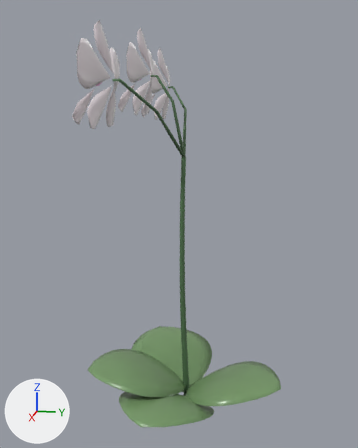
What one commit did to the glTF model www/models/flowers/orchid-rare-v2.glb.
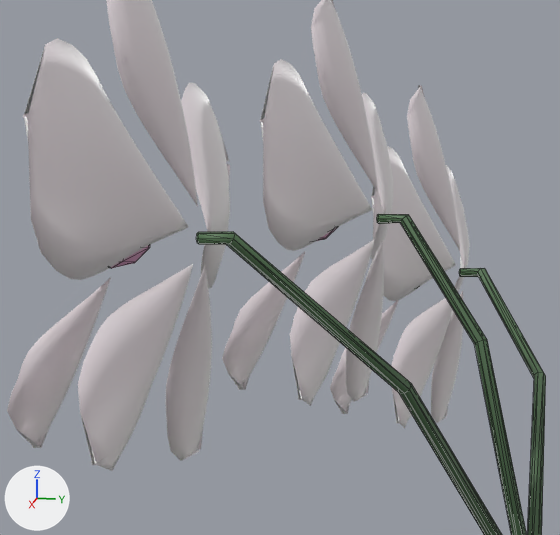
Each version is shown whole from a camera (50 mm lens) standing at (2.374, 0.429, 1.6) and looking at (0.001, -0.045, 1.007), then close up on the part from 20% to 53% of the width and 7% to 32% of the height. Arrows for +X, +Y and +Z are at lower left; the lights stay in place. The first two pictures are the older version. The close-ups show mesh edges as thin lines. Vertices at exactly the same position are counted once.

Names of what the first close-up shows: 'orchid-rare-v2-center', 'orchid-rare-v2-petal', 'orchid-rare-v2-stem'.
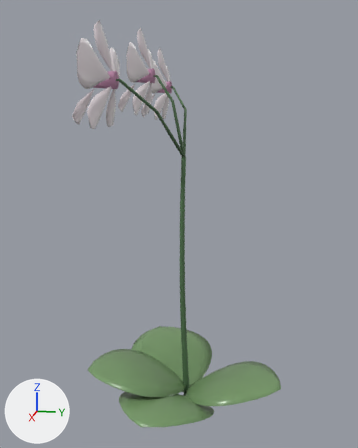
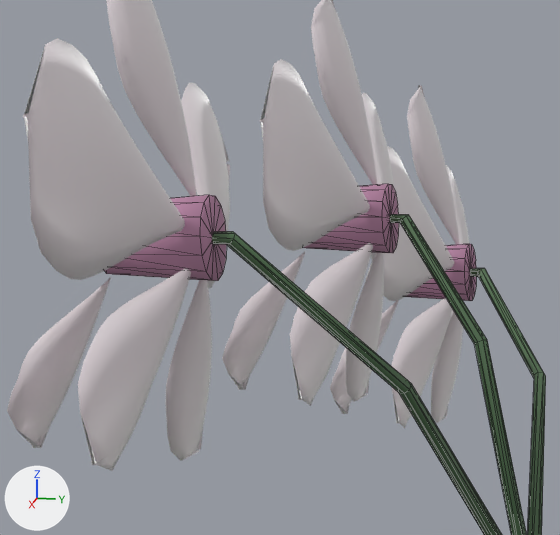
What differs and where, as boxes (x1, y1, x2, y2) in the close-ups (560 x 535 px):
'orchid-rare-v2-center', reshaped (mostly hidden before)
    before: (110, 228, 336, 268)
    after: (105, 184, 476, 301)
part 1 of me_orchid_rare_v2_center, added (purple)
    after: (405, 244, 476, 301)
part 2 of me_orchid_rare_v2_center, added (purple)
    after: (304, 184, 399, 253)
part 3 of me_orchid_rare_v2_center, added (purple)
    after: (105, 195, 227, 281)

Edits to the bpy script that builds the scene:
```text
Change me_orchid_rare_v2_center:
    used by ob_orchid_rare_v2_center; location = (0.0, 0.0, 0.0)
    remove me_orchid_rare_v2_center.from_pydata(...)  # 144 vertices, 240 faces; spans x -0.523..0.523, y -0.313..-0.222, z 1.659..1.743
    add me_orchid_rare_v2_center.from_pydata(...)  # 312 vertices, 492 faces; spans x -0.524..0.524, y -0.313..-0.167, z 1.648..1.753
    me_orchid_rare_v2_center part 1: a new loose piece of 56 vertices spanning x -0.524..-0.456, y -0.282..-0.191, z 1.648..1.715, in mat_orchid_center_002
    me_orchid_rare_v2_center part 2: a new loose piece of 56 vertices spanning x -0.034..0.034, y -0.257..-0.167, z 1.687..1.753, in mat_orchid_center_002
    me_orchid_rare_v2_center part 3: a new loose piece of 56 vertices spanning x 0.456..0.524, y -0.282..-0.191, z 1.648..1.715, in mat_orchid_center_002
```
